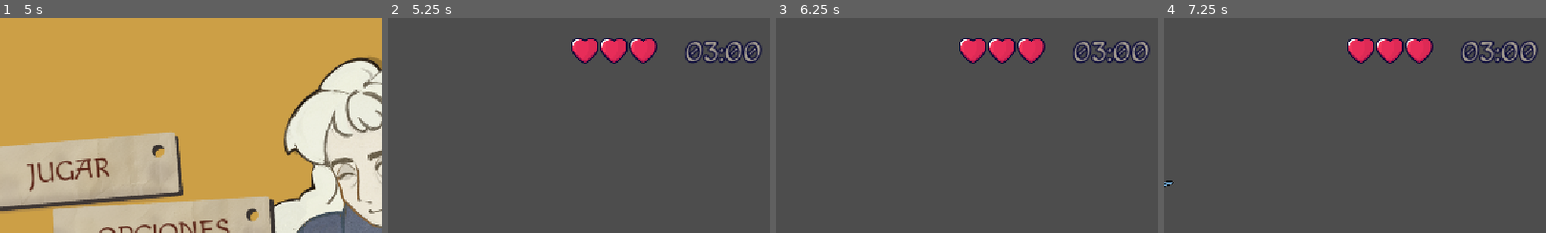
Above: before the commit, frames 1-4 (left to right).
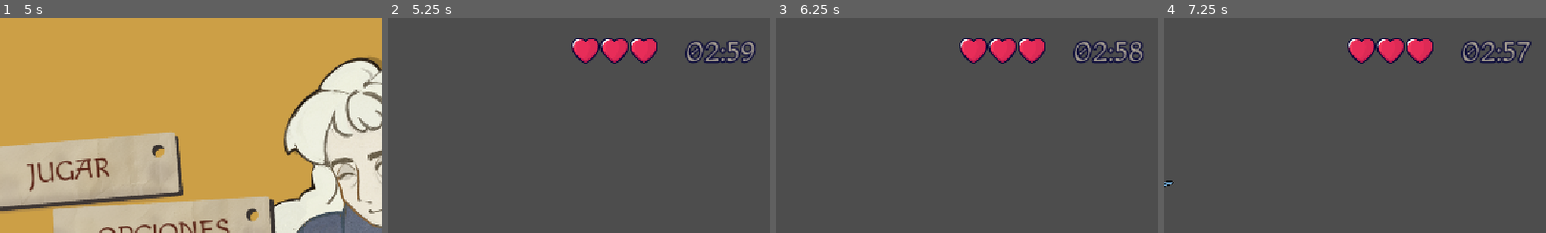
Above: after the commit, the same moments.

Repository: shiara0312/SandaGameJam2025
Game: Godot game, scene res://MainScene.tscn
Same seed, same stepped clock (60 frames per second), same inputs: the game is played once before the commit and once after it.
Inputs (mouse positions are % of the whole screen's width and height, from its top left):
- Up to frame 1 (5 s): tap Enter at 0.5 s; move the mouse to (7, 19) at 0.52 s; click (7, 19) at 0.67 s; click "OPCIONES" at 1.25 s; move the mouse to (30, 55) at 2.02 s; click (30, 55) at 2.17 s; move the mouse to (60, 28) at 2.77 s; click (60, 28) at 2.92 s; move the mouse to (45, 70) at 3.52 s; click (45, 70) at 3.67 s; move the mouse to (80, 65) at 4.27 s; click (80, 65) at 4.42 s
- Up to frame 2 (5.25 s): move the mouse to (20, 35) at 5.02 s; click (20, 35) at 5.17 s
- Up to frame 3 (6.25 s): tap Space at 5.75 s; move the mouse to (55, 50) at 5.77 s; click (55, 50) at 5.92 s
- Up to frame 4 (7.25 s): move the mouse to (35, 25) at 6.52 s; click (35, 25) at 6.67 s
The pictures show only the part of the screen within x 12-62%, y 0-50%; the shares and areas given below are measured in that part.

Frame 1 is identical in both runs. In frame 2, 1.8% of the frame differs, in the area x 48-98%, y 9-22%; in frame 3, 1.7%; in frame 4, 1.8%.

Commit message:
feat: tiempo empieza a correr cuando inicia el juego

Diff:
--- a/sandagamejam/project.godot
+++ b/sandagamejam/project.godot
@@ -17,7 +17,8 @@
 
 [autoload]
 
-GlobalManager="*res://scripts/global_manager.gd"
+GlobalManager="*res://scripts/GlobalManager.gd"
+UILayerManager="*res://scripts/ui/UILayerManager.gd"
 
 [display]
 
--- a/sandagamejam/scenes/ui/UILayer.tscn
+++ b/sandagamejam/scenes/ui/UILayer.tscn
@@ -1,7 +1,7 @@
 [gd_scene load_steps=7 format=3 uid="uid://bubpqw3sw6cvj"]
 
-[ext_resource type="Script" uid="uid://d0bteqdbb1gsl" path="res://scripts/ui_layer.gd" id="1_nbl3c"]
-[ext_resource type="Script" uid="uid://ty3s5g4vlkh6" path="res://scripts/ui/game_hud.gd" id="2_namiw"]
+[ext_resource type="Script" uid="uid://d0bteqdbb1gsl" path="res://scripts/ui/UILayer.gd" id="1_nbl3c"]
+[ext_resource type="Script" uid="uid://ty3s5g4vlkh6" path="res://scripts/ui/GameHUD.gd" id="2_namiw"]
 [ext_resource type="Texture2D" uid="uid://duniyo2px7i6w" path="res://assets/UI/heart_full.png" id="2_p1e30"]
 [ext_resource type="Texture2D" uid="uid://sh5qv0xi74q8" path="res://assets/UI/heart_empty.png" id="4_1xo4o"]
 [ext_resource type="FontFile" uid="uid://bvsvwfxvm3l51" path="res://assets/fonts/Macondo/Macondo-Regular.ttf" id="5_1xo4o"]
--- /dev/null
+++ b/sandagamejam/scripts/GlobalManager.gd
@@ -0,0 +1,75 @@
+# GlobalManager
+extends Node
+
+signal lives_changed(new_lives)
+signal time_changed(new_time)
+signal time_up
+signal game_over
+
+var lives = 3
+var time_left : float = 180.0
+var is_game_running : bool = false
+var is_paused: bool = false
+
+var game_language : String = "es" # pueden ser "en", "fr".
+var customers_to_serve: Array = []
+var satisfied_customers: Array = []
+
+func start_game():
+	print("GAME HAS STARTED")
+	is_game_running = true
+
+	UILayerManager.init_ui_layer()
+	UILayerManager.show_hud()
+
+#### Gestionar tiempo y vidas ####
+func _process(delta: float) -> void:
+	if is_game_running and not is_paused:
+		time_left -= delta
+		emit_signal("time_changed", time_left)
+		if time_left <= 0:
+			time_left = 0
+			is_game_running = false
+			emit_signal("time_up")
+
+
+# TODO: Quitar 10 segundos GloblManager.apply_penalty(10)
+func apply_penalty(seconds: float):
+	time_left = max(time_left - seconds, 0)
+	emit_signal("time_changed", time_left)
+
+	if time_left == 0 and is_game_running:
+		is_game_running = false
+		emit_signal("time_up")
+
+func lose_life():
+	if lives > 0:
+		lives -= 1
+		emit_signal("lives_changed", lives)
+		if lives == 0:
+			emit_signal("game_over")
+
+#### Gestionar cola de clientes ####
+func initialize_customers(combos: Array):
+	# Clonar los clientes obtenidos para el nivel
+	customers_to_serve = combos.duplicate()
+
+func get_next_customer() -> Dictionary:
+	if customers_to_serve.is_empty():
+		return {}
+	# retorna el primer elemento del array
+	return customers_to_serve.pop_front()
+
+func return_customer(customer: Dictionary):
+	customers_to_serve.append(customer)
+
+func mark_customer_as_satisfied(customer: Dictionary):
+	satisfied_customers.append(customer)
+
+func pause_game():
+	is_paused = true
+	is_game_running = false
+
+func resume_game():
+	is_paused = false
+	is_game_running = true
--- a/sandagamejam/scripts/global_manager.gd
+++ /dev/null
@@ -1,41 +0,0 @@
-extends Node
-
-var lives = 3
-var time_in_min = 3
-var is_game_started : bool = false
-var game_language : String = "es" # pueden ser "en", "fr".
-var customers_to_serve: Array = []
-var satisfied_customers: Array = []
-
-func _ready():
-	pass
-
-func start_game():
-	print("GAME HAS STARTED")
-	is_game_started = true
-
-	# Instanciamos UILayer solo después de cambiar a la escena de juego
-	_init_ui_after_scene_change()
-
-func _init_ui_after_scene_change():
-	var ui_layer_scene = preload("res://scenes/ui/UILayer.tscn")
-	var ui_layer_instance = ui_layer_scene.instantiate()
-	get_tree().root.call_deferred("add_child", ui_layer_instance)
-	ui_layer_instance.show_hud()
-
-#### Gestionar cola de clientes ####
-func initialize_customers(combos: Array):
-	# Clonar los clientes obtenidos para el nivel
-	customers_to_serve = combos.duplicate()
-
-func get_next_customer() -> Dictionary:
-	if customers_to_serve.is_empty():
-		return {}
-	# retorna el primer elemento del array
-	return customers_to_serve.pop_front()
-
-func return_customer(customer: Dictionary):
-	customers_to_serve.append(customer)
-
-func mark_customer_as_satisfied(customer: Dictionary):
-	satisfied_customers.append(customer)
--- /dev/null
+++ b/sandagamejam/scripts/ui/GameHUD.gd
@@ -0,0 +1,17 @@
+# GameHUD
+extends Control
+
+@export var full_heart : Texture
+@export var empty_heart : Texture
+
+@onready var hearts = [$HUDContainer/Heart1, $HUDContainer/Heart2, $HUDContainer/Heart3]
+@onready var timer_label = $HUDContainer/TimerLabel
+
+func update_lives(value: int):
+	for i in range(hearts.size()):
+		hearts[i].texture = full_heart if i < value else empty_heart
+
+func update_timer(seconds: int):
+	var mins = int(seconds) / 60
+	var secs = int(seconds) % 60
+	timer_label.text = str(mins).pad_zeros(2) + ":" + str(secs).pad_zeros(2)
--- /dev/null
+++ b/sandagamejam/scripts/ui/UILayer.gd
@@ -0,0 +1,37 @@
+#UILayer
+extends CanvasLayer
+
+@onready var game_hud : Control = null
+
+func _ready() -> void:
+	game_hud = $GameHUD
+	if game_hud:
+		game_hud.visible = false
+	else:
+		# Esperar al frame siguiente si aún no existe
+		call_deferred("_ready")
+
+	GlobalManager.connect("lives_changed", Callable(self, "_on_lives_changed"))
+	GlobalManager.connect("time_changed", Callable(self, "_on_time_changed"))
+	GlobalManager.connect("time_up", Callable(self, "_on_time_up"))
+	GlobalManager.connect("game_over", Callable(self, "_on_game_over"))
+
+func show_hud():
+	if not game_hud:
+		return
+
+	game_hud.visible = true
+	_on_lives_changed(GlobalManager.lives)
+	_on_time_changed(GlobalManager.time_left)
+
+func _on_lives_changed(new_lives):
+	game_hud.update_lives(new_lives)
+
+func _on_time_changed(new_time):
+	game_hud.update_timer(new_time)
+
+func _on_time_up():
+	print("¡Se acabó el tiempo!")
+
+func _on_game_over():
+	print("¡GAME OVER!")
--- /dev/null
+++ b/sandagamejam/scripts/ui/UILayerManager.gd
@@ -0,0 +1,15 @@
+#UILayerManager
+extends Node
+
+var ui_layer_scene = preload("res://scenes/ui/UILayer.tscn")
+var ui_layer_instance: CanvasLayer = null
+
+func init_ui_layer():
+	if ui_layer_instance:
+		return
+	ui_layer_instance = ui_layer_scene.instantiate()
+	get_tree().root.call_deferred("add_child", ui_layer_instance)
+
+func show_hud():
+	if ui_layer_instance:
+		ui_layer_instance.call_deferred("show_hud")
--- a/sandagamejam/scripts/ui/game_hud.gd
+++ /dev/null
@@ -1,27 +0,0 @@
-extends Control
-
-@export var full_heart : Texture
-@export var empty_heart : Texture
-
-@onready var hearts = [$HUDContainer/Heart1, $HUDContainer/Heart2, $HUDContainer/Heart3]
-@onready var timer_label = $HUDContainer/TimerLabel
-
-var lives : int = GlobalManager.lives
-
-func set_lives(value: int):
-	print("setting lives")
-	lives = clamp(value, 0, lives)
-	for i in range(lives):
-		if i < lives:
-			hearts[i].texture = full_heart
-		else:
-			hearts[i].texture = empty_heart
-
-
-func lose_life():
-	set_lives(lives - 1)
-
-func set_timer(seconds: int):
-	var mins = int(seconds / 60)
-	var secs = int(seconds % 60)
-	timer_label.text = str(mins).pad_zeros(2) + ":" + str(secs).pad_zeros(2)
--- a/sandagamejam/scripts/ui_layer.gd
+++ /dev/null
@@ -1,24 +0,0 @@
-extends CanvasLayer
-
-@onready var game_hud : Control = null
-
-func _ready() -> void:
-	call_deferred("_init_hud")
-
-func _init_hud():
-	game_hud = get_node("GameHUD")
-	if game_hud:
-		game_hud.visible = false
-		print("<3 GameHUD SI encontrado")
-	else:
-		push_error("⚠️ GameHUD NO encontrado")
-
-func show_hud():
-	if not game_hud:
-		call_deferred("show_hud")  # espera a que esté inicializado
-		return
-	print("show hud fue llamado")
-	print("showing........")
-	game_hud.visible = true
-	game_hud.set_lives(GlobalManager.lives)
-	game_hud.set_timer(GlobalManager.time_in_min*60)
Renamed: sandagamejam/scripts/global_manager.gd.uid -> sandagamejam/scripts/GlobalManager.gd.uid
Renamed: sandagamejam/scripts/ui/game_hud.gd.uid -> sandagamejam/scripts/ui/GameHUD.gd.uid
Renamed: sandagamejam/scripts/ui_layer.gd.uid -> sandagamejam/scripts/ui/UILayer.gd.uid
Not shown, added: sandagamejam/scripts/ui/UILayerManager.gd.uid
Not shown, added: sandagamejam/assets/.DS_Store
